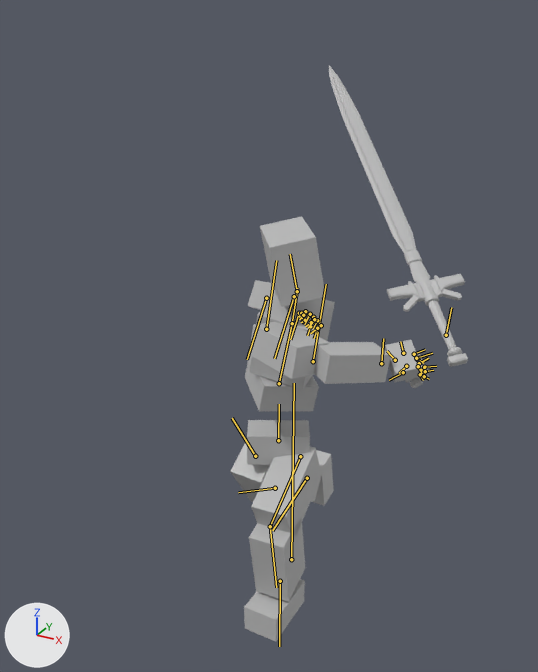
An edit to the FBX model MidKnight/Assets/Models/Player/attackSide.fbx, drawn before and after from the same camera.
Both versions are drawn from a camera (50 mm lens) standing at (0.847, -1.689, 1.604) and looking at (-0.066, -0.029, 0.774). Every picture has the same lights, and +X, +Y and +Z are marked at lower left. Both versions are drawn at frame 6 of the action 'Take 001'; the numbers are the values there. The bones that bend it are drawn over the model as lines.

In view in the first picture: 'boxMesh', 'sword1'.
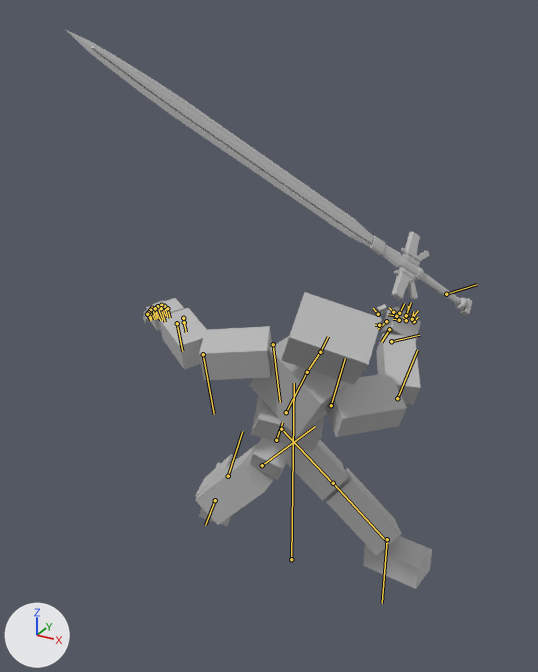
What the commit changed:
Bone 'mid_JNT' (bone_mid_jnt) moves from (0.0, -14.1, 9.1) to (-0.7, -14.1, 9.1).
Bone 'mid_JNT' (bone_mid_jnt) turns from (0, 28, 0) to (112, 62, 89) degrees about its own x, y and z.
Bone 'hip_JNT' (bone_hip_jnt) turns from (35, -29, -2) to (-77, -113, 50) degrees about its own x, y and z.
Bone 'knee_JNT' (bone_knee_jnt) turns from (27, 0, 0) to (59, 0, 0) degrees about its own x, y and z.
Bone 'foot_JNT' (bone_foot_jnt) turns from (40, 2, 0) to (-49, 29, 0) degrees about its own x, y and z.
Bone 'Lhip_JNT' (bone_lhip_jnt) turns from (-65, 24, 0) to (-74, 22, -33) degrees about its own x, y and z.
Bone 'Lknee_JNT' (bone_lknee_jnt) turns from (76, 0, 0) to (-5, 0, 0) degrees about its own x, y and z.
Bone 'Lfoot_JNT' (bone_lfoot_jnt) turns from (-10, 4, -1) to (28, -51, 20) degrees about its own x, y and z.

Where the change shows, as pixel boxes (x1, y1, x2, y2) in the pictures (538 x 672 px):
'boxMesh', posed (44% wider, 30% shorter): before (230, 216, 430, 641); after (143, 292, 432, 589)
'sword1', posed (191% wider): before (329, 66, 468, 367); after (65, 29, 472, 315)
bone 'mid_JNT', root to tip: before (278, 440) to (279, 404); after (276, 440) to (282, 422)
bone 'hip_JNT', root to tip: before (255, 456) to (232, 418); after (262, 465) to (315, 426)
bone 'knee_JNT', root to tip: before (275, 488) to (238, 492); after (215, 500) to (205, 525)
bone 'foot_JNT', root to tip: before (307, 478) to (272, 530); after (228, 476) to (242, 431)
bone 'Lhip_JNT', root to tip: before (300, 456) to (270, 526); after (281, 429) to (333, 483)
bone 'Lknee_JNT', root to tip: before (270, 526) to (276, 587); after (333, 483) to (388, 543)
bone 'Lfoot_JNT', root to tip: before (280, 581) to (279, 646); after (387, 539) to (382, 603)
